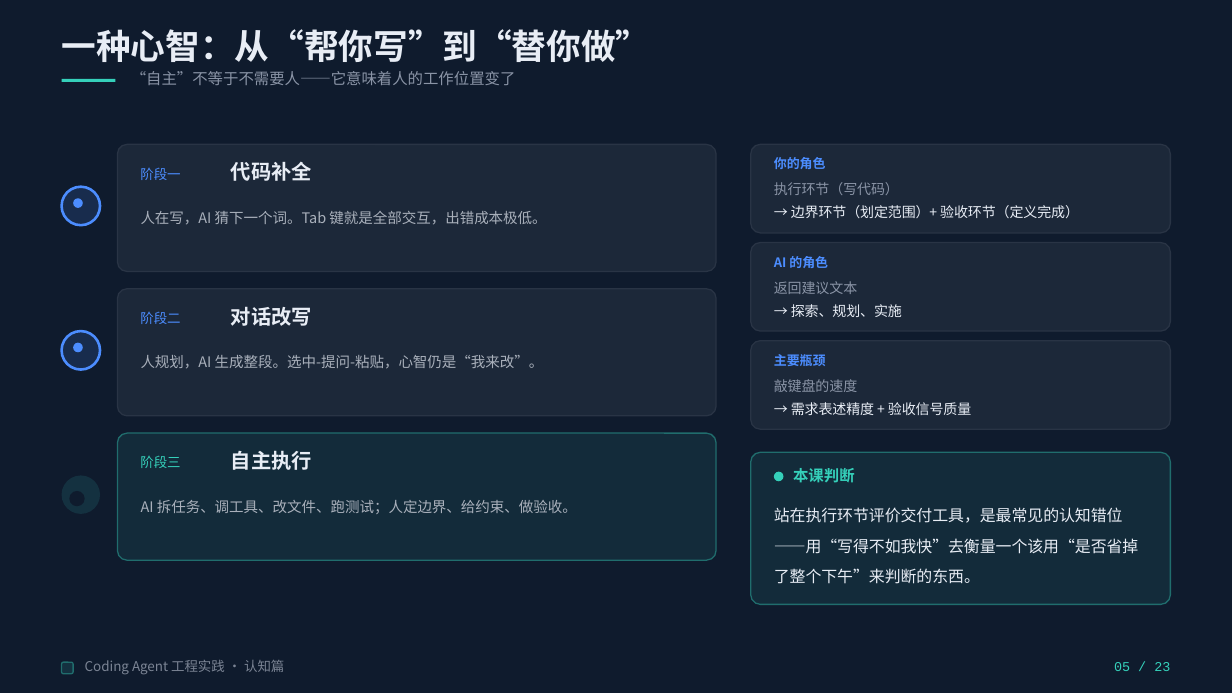
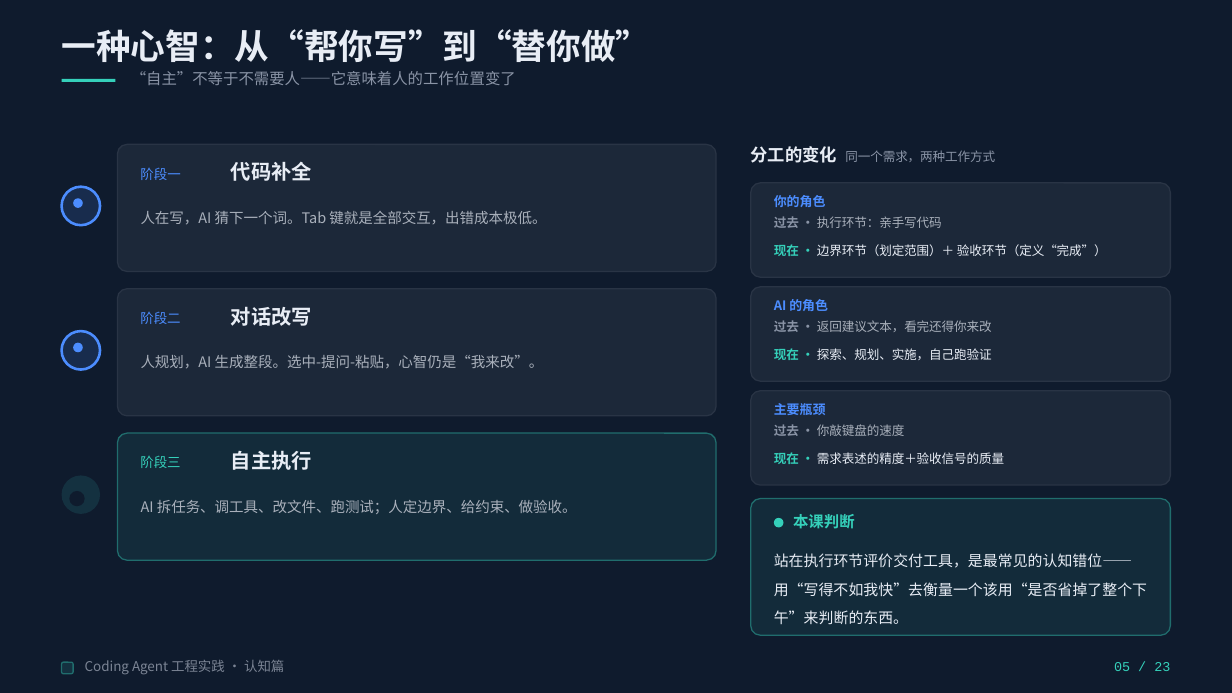
Before and after one commit to Yqghlx/AI_Learn, a slide deck: slide 5 of Coding Agent 实战指南/Coding Agent 工程实践（通用版）.pptx. Drawn at 1232x693 pixels with LibreOffice and Linux fonts; fonts in the diff are those of the drawing. Boxes give left, top, right and bottom in pixels: in the first picture for what was removed or moved away, otherwise in the second. Text is boxed around its words. In the diff, an @@ line names an element or a change of style, - is before the commit and + after.

```diff
--- a/Coding Agent 实战指南/Coding Agent 工程实践（通用版）.pptx
+++ b/Coding Agent 实战指南/Coding Agent 工程实践（通用版）.pptx
@@ text added at [751,146,995,163], 9.8 pt, text #8A94A6 @@
+分工的变化 同一个需求，两种工作方式
@@ rounded rectangle: place and size @@
-rounded rectangle at [750,144,1170,233]
+rounded rectangle at [750,183,1170,277]
@@ text "你的角色": place and size @@
-text "你的角色" at [774,157,826,169]
+text "你的角色" at [774,195,826,207]
@@ text at [774,216,942,228]: text changed; size 10.9 to 9.8 pt; text colour #8A94A6 to #A9B0BB @@
-执行环节（写代码）
+过去 · 执行环节：亲手写代码
@@ text at [774,244,1107,256]: text changed; size 10.9 to 9.8 pt @@
-→ 边界环节（划定范围）+ 验收环节（定义完成）
+现在 · 边界环节（划定范围）＋ 验收环节（定义“完成”）
@@ rounded rectangle: place and size @@
-rounded rectangle at [750,242,1170,331]
+rounded rectangle at [750,287,1170,381]
@@ text "AI 的角色": place and size @@
-text "AI 的角色" at [774,256,828,268]
+text "AI 的角色" at [774,299,828,311]
@@ text at [774,320,992,332]: text changed; size 10.9 to 9.8 pt; text colour #8A94A6 to #A9B0BB @@
-返回建议文本
+过去 · 返回建议文本，看完还得你来改
@@ text at [774,348,992,360]: text changed; size 10.9 to 9.8 pt @@
-→ 探索、规划、实施
+现在 · 探索、规划、实施，自己跑验证
@@ proportions changed in 4 elements at [750,499,1170,636], [750,183,1170,277], [750,287,1170,381], [750,391,1170,485] @@
@@ rounded rectangle: place and size @@
-rounded rectangle at [750,341,1170,430]
+rounded rectangle at [750,391,1170,485]
@@ text "主要瓶颈": place and size @@
-text "主要瓶颈" at [774,354,826,366]
+text "主要瓶颈" at [774,403,826,415]
@@ text at [774,424,904,436]: text changed; size 10.9 to 9.8 pt; text colour #8A94A6 to #A9B0BB @@
-敲键盘的速度
+过去 · 你敲键盘的速度
@@ text at [774,452,1004,464]: text changed; size 10.9 to 9.8 pt @@
-→ 需求表述精度 + 验收信号质量
+现在 · 需求表述的精度＋验收信号的质量
@@ rounded rectangle: place and size @@
-rounded rectangle at [750,453,1170,605]
+rounded rectangle at [750,499,1170,636]
@@ rounded rectangle: place and size @@
-rounded rectangle at [775,471,784,481]
+rounded rectangle at [775,518,784,527]
@@ text "本课判断": place and size @@
-text "本课判断" at [793,468,855,483]
+text "本课判断" at [793,514,855,529]
@@ text "站在执行环节评价交付工具，是最常见的认知错位——用“写得不如我快”去衡量一个该用“是否省掉了整个下午”来判断的东西。": place and size @@
-text "站在执行环节评价交付工具，是最常见的认知错位——用“写得不如我快”去衡量一个该用“是否省掉了整个下午”来判断的东西。" at [774,507,1139,584]
+text "站在执行环节评价交付工具，是最常见的认知错位——用“写得不如我快”去衡量一个该用“是否省掉了整个下午”来判断的东西。" at [774,553,1147,624]
@@ text "站在执行环节评价交付工具，是最常见的认知错位——用“写得不如我快”去衡量一个该用“是否省掉了整个下午”来判断的东西。" at [774,553,1147,624]: size 12.4 to 11.6 pt @@
```
Also in this commit, not shown: 4 other slides changed, 2 other files.
